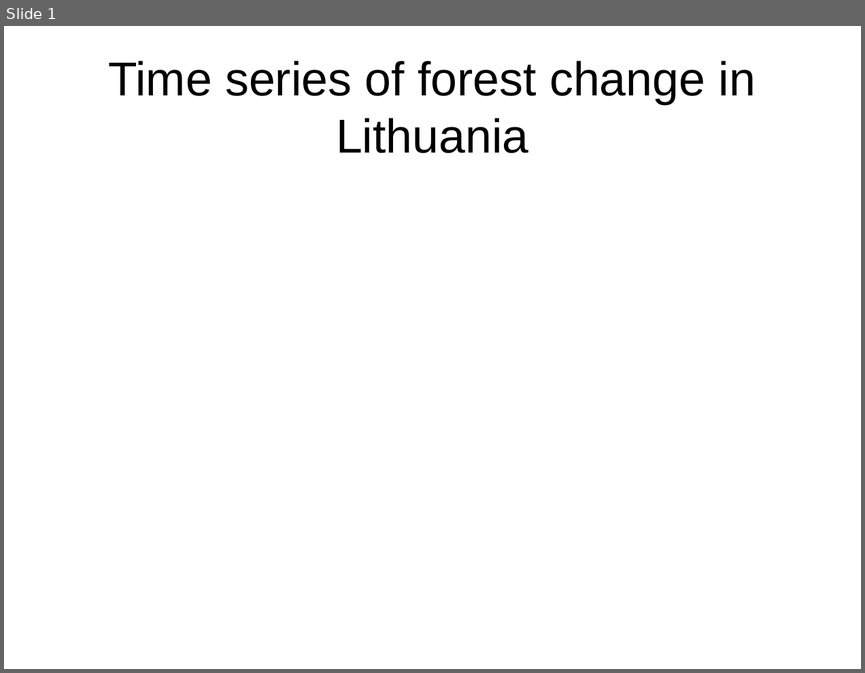
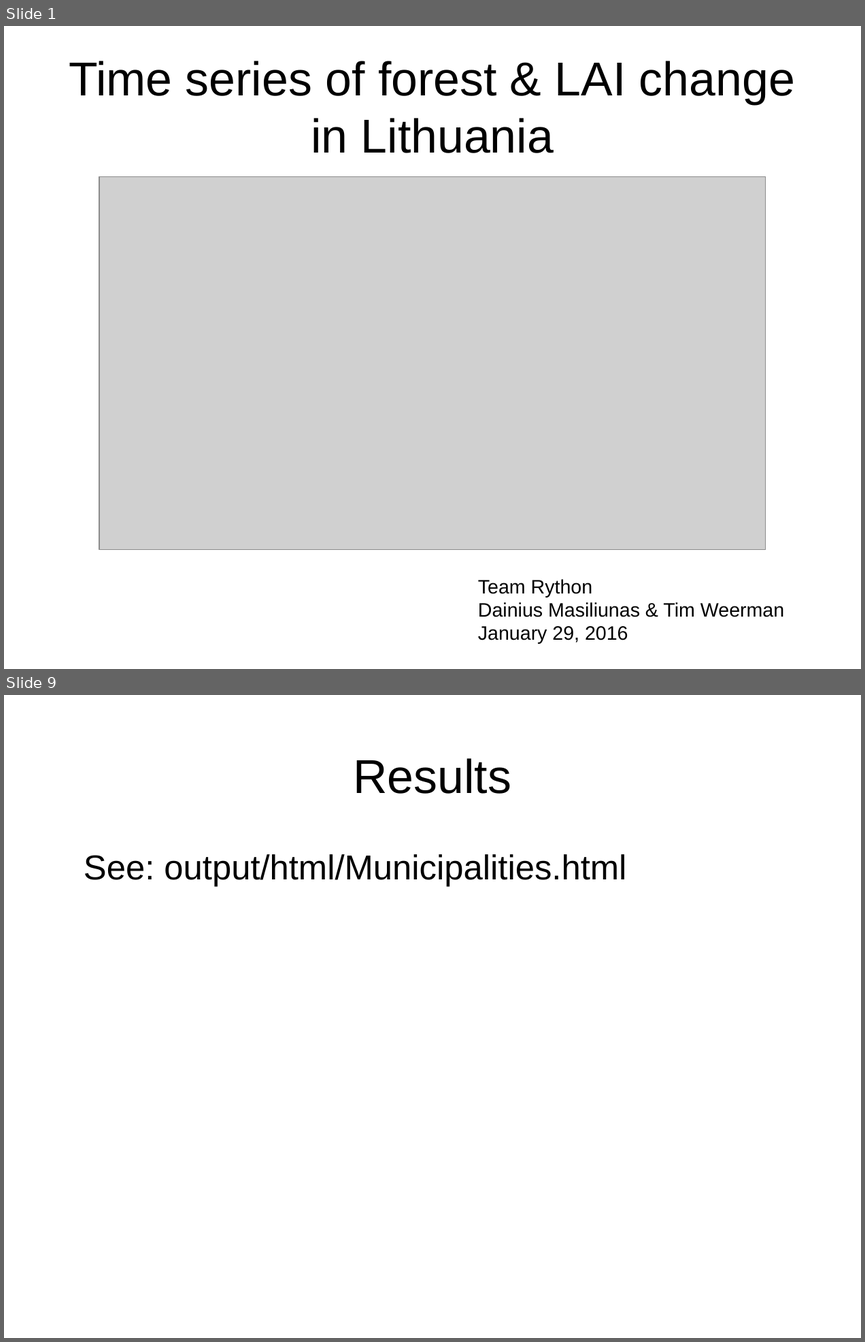
Before and after one commit to GreatEmerald/geoscripting, a slide deck: Project/Presentation/Project presentation.odp. Shown one above the other, each under a label of ours: slide 1 before the commit, slides 1 and 9 after it; the slides between them are not shown. The pictures are 865x673 and 865x1342 pixels, drawn with LibreOffice and Linux fonts; fonts in the diff are those of the drawing; grey boxes stand for pictures. Boxes give left, top, right and bottom in pixels: in the first picture for what was removed or moved away, otherwise in the second. Text is boxed around its words. In the diff, an @@ line names an element or a change of style, - is before the commit and + after.

```diff
--- a/Project/Presentation/Project presentation.odp
+++ b/Project/Presentation/Project presentation.odp
@@ slide 9 added at <box>4,695,861,1338</box>, background #FFFFFF @@
@@ title added at <box>353,758,511,794</box>, 44 pt, text #000000 @@
+Results
@@ text added at <box>84,854,626,887</box>, 32 pt, text #000000 @@
+See: output/html/Municipalities.html
@@ slide 1 changed as well @@
@@ title at <box>69,61,795,153</box>: text changed @@
-Time series of forest change in Lithuania
+Time series of forest & LAI change in Lithuania
@@ picture added at <box>99,176,765,548</box> @@
@@ text added at <box>478,579,784,643</box>, 18 pt, text #000000 @@
+Team Rython
+Dainius Masiliunas & Tim Weerman
+January 29, 2016
```
Also in this commit, not shown: 8 other slides added, 3 slides removed, 1 other file.
